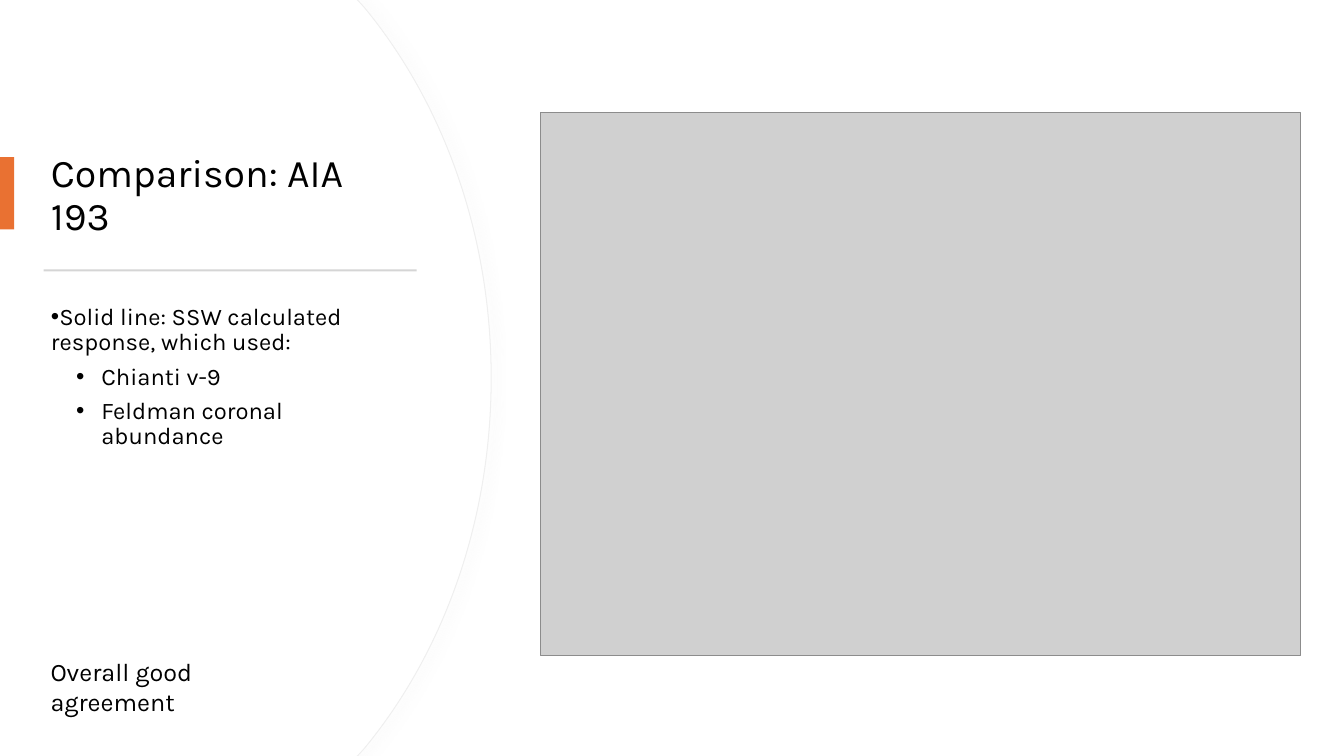
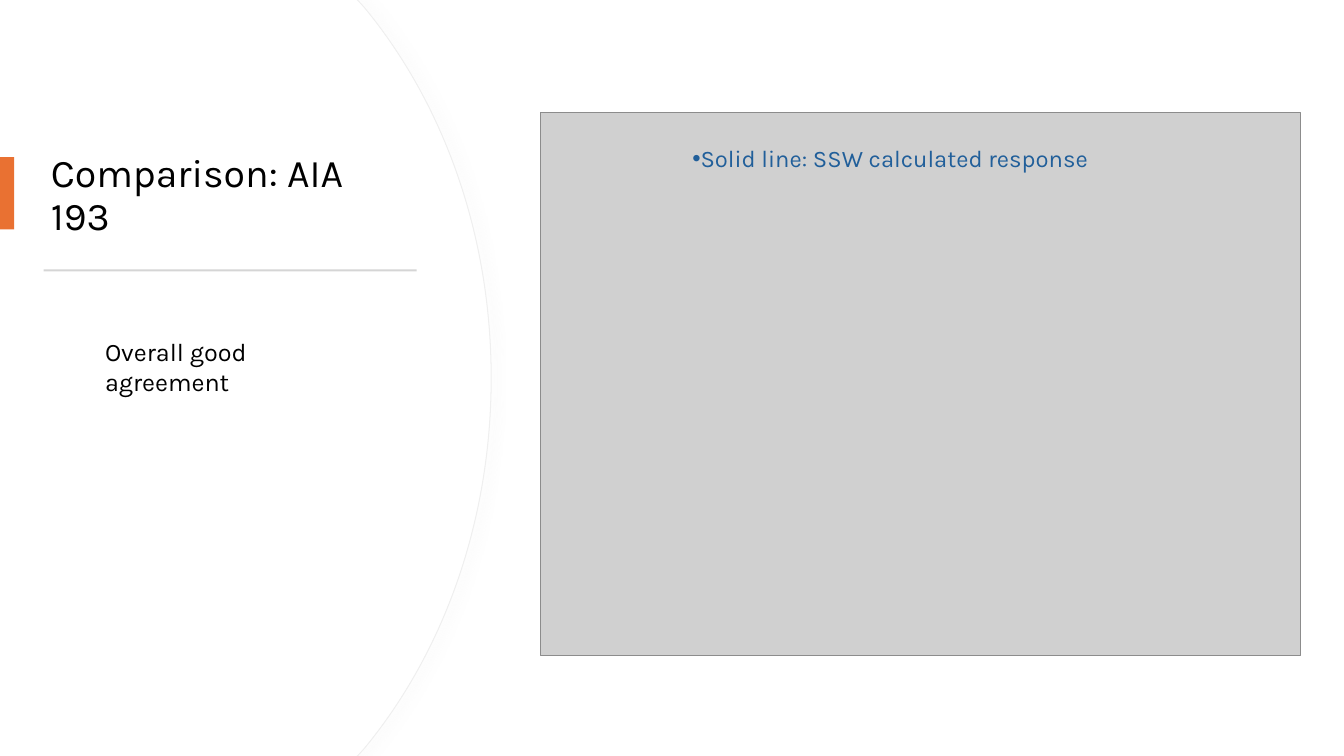
Before and after one commit to biswajitmb/Chianti_AIA_response, a slide deck: slide 5 of AIA_response_functions.pptx. Drawn at 1344x756 pixels with LibreOffice and Linux fonts; fonts in the diff are those of the drawing; grey boxes stand for pictures. Boxes give left, top, right and bottom in pixels: in the first picture for what was removed or moved away, otherwise in the second. Text is boxed around its words. In the diff, an @@ line names an element or a change of style, - is before the commit and + after.

Commit message:
added degradation corrected responses for ISWAT AR

```diff
--- a/AIA_response_functions.pptx
+++ b/AIA_response_functions.pptx
@@ text added at (701,150,1087,173), 17 pt, text #215F9A @@
+• Solid line: SSW calculated response
@@ text removed at (51,308,341,445) @@
-• Solid line: SSW calculated response, which used:
-  • Chianti v-9
-  • Feldman coronal abundance
@@ text "Overall good agreement": place and size @@
-text "Overall good agreement" at (51,663,192,717)
+text "Overall good agreement" at (105,343,247,397)
```
Also in this commit, not shown: 7 other slides changed, 13 other files.
